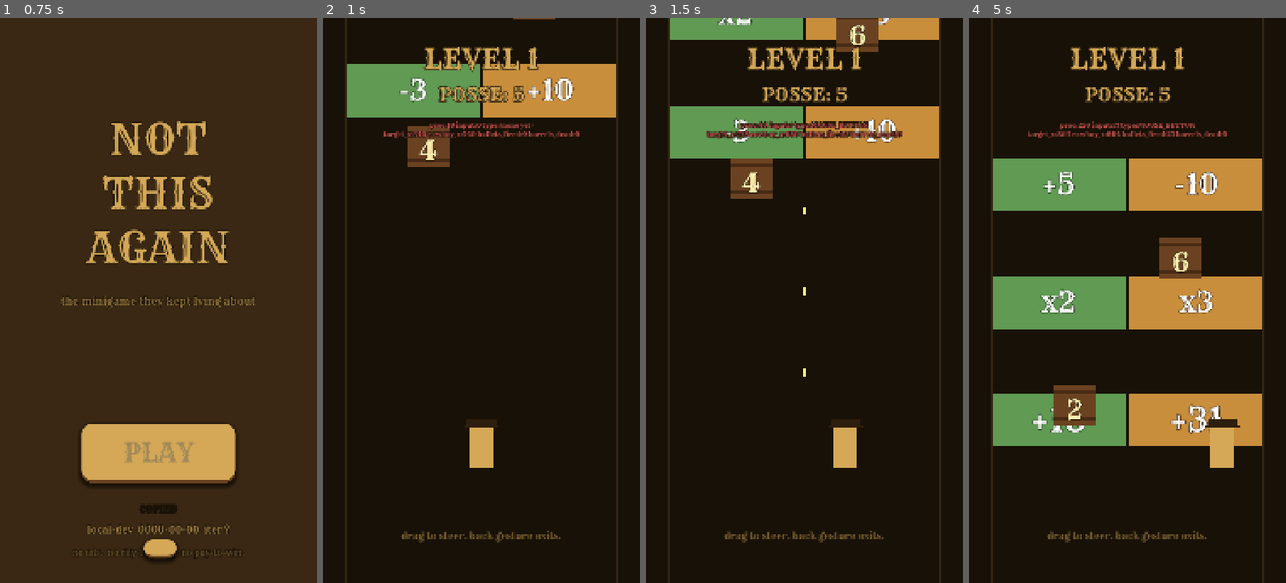
Above: before the commit, frames 1-4 (left to right).
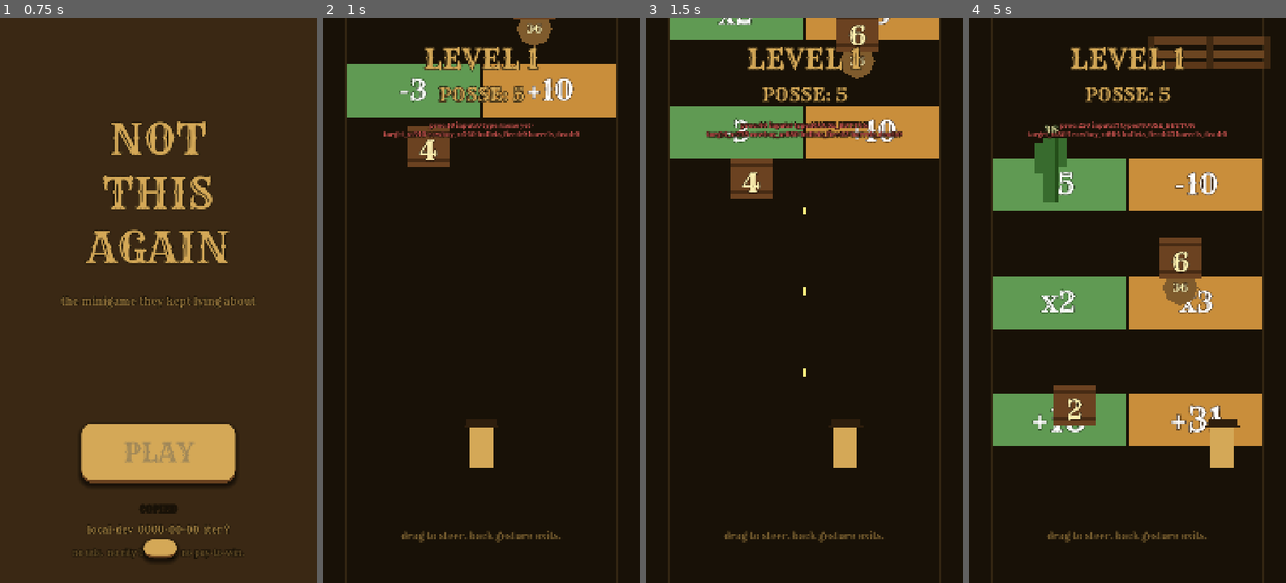
Above: after the commit, the same moments.

Repository: Joeputin100/Not_This_Again
Game: Godot game, scene res://scenes/main_menu.tscn
The game is run twice, just before and just after one commit, with the same random seed, the same clock (stepped at 60 frames per second) and the same inputs.
Inputs (mouse positions are in pixels of both pictures, inside the frame that each line leads up to):
- Up to frame 1 (0.75 s): click "PLAY" at 0.5 s
- Up to frame 2 (1 s): no input
- Up to frame 3 (1.5 s): tap Enter at 1.25 s; move the mouse to (874, 272) at 1.27 s; hold Shift from 1.28 s (still down); click (874, 272) at 1.42 s
- Up to frame 4 (5 s): release Shift at 2 s; drag from (1064, 328) to (1111, 413) at 2.02 s; move the mouse to (1159, 176) at 2.77 s; tap Ctrl at 2.85 s; click (1159, 176) at 2.92 s; drag from (1111, 413) to (1032, 215) at 3.52 s; move the mouse to (1222, 385) at 4.27 s; tap Alt at 4.35 s; click (1222, 385) at 4.42 s

Frame 1 is identical in both runs. In frame 2, 0.4% of the frame differs, in the area x 61-73%, y 0-6%; in frame 3, 0.3%; in frame 4, 2.8%, in the area x 20-96%, y 3-51%.

Commit message:
iter 18: tumbleweed + cactus + barricade obstacles + 24 new tests
Three new obstacle types per user request. Each follows the existing
"add to a group, level.gd does collision passes" pattern from barrels.

TUMBLEWEED (HP 36, with pushback)
- scripts/tumbleweed.gd — joins "tumbleweeds" group. Polygon2D
  octagonal body, brown. take_bullet_hit reduces HP by 1 AND pushes
  the tumbleweed up by PUSHBACK_PER_HIT (14px) — gives the sense of
  resistance. Splinter particles on each hit. Cowboy damage: 3.
- Visual: 8-vertex Polygon2D (round-ish), HP label centered on top,
  splinter particles (brown sand color, 8 per hit, 60 on destroy).

CACTUS (HP 36, no pushback)
- scripts/cactus.gd — joins "cacti" group. Same HP but stands its
  ground when shot (no position change). Cowboy damage: 4 (spikes
  hurt more than soft brush).
- Visual: vertical trunk + two arms (saguaro shape). Topples sideways
  (rotation tween) when destroyed.

BARRICADE (immortal, blocks bullets, HIGH cowboy damage)
- scripts/barricade.gd — joins "barricades" group. take_bullet_hit
  returns true (consumed) but DOES NOT reduce HP — barricade has none.
  No destroy animation; just keeps existing until off-screen or
  cowboy collision. Cowboy damage: 10 (highest of all obstacles).
- Visual: 3 horizontal wood planks with 3 vertical posts. 420×110 wide.

LEVEL INTEGRATION
- scripts/level.gd: refactored to generic _resolve_bullet_obstacle_
  collisions(group, size) and _resolve_obstacle_cowboy_collisions(
  group, size) so we don't repeat the pattern per type. Called for
  each of "tumbleweeds", "cacti", "barricades" each frame.
  Special case: barricade has no take_damage method, so collision
  handler falls through to queue_free.
- scenes/level.tscn: added one of each obstacle interspersed with
  the existing barrels and gates. Layout:
    400  Barrel1 (HP 4)
    0    Tumbleweed1 (HP 36, lane right)
    -100 Barrel2 (HP 6)
    -400 Cactus1 (HP 36, lane left)
    -800 Barricade1 (impenetrable, lane right — must dodge)
  Cowboy now has to shoot AND steer, choosing what to prioritize.

TESTS (184 → 208 total)
- test_tumbleweed.gd (9): HP init, group, hit reduces HP, hit pushes
  back, 36 hits destroys, post-destroy hits return false, label,
  destroyed signal x-coord, COWBOY_DAMAGE accessor.
- test_cactus.gd (7): HP init, group, hit reduces HP, hit does NOT
  push back, 36 hits destroys, damage > tumbleweed, label.
- test_barricade.gd (5): group, hit returns true, 100 hits OK,
  damage > all other obstacles, NO take_damage method by design.

DEFERRED (per user, for future build): weather effects
  - dust storm (gusts reduce vision, light damage)
  - rain (reduced vision)
  - wind storm (gust nudges posse off course)

Diff:
--- /dev/null
+++ b/godot/scenes/barricade.tscn
@@ -0,0 +1,55 @@
+[gd_scene load_steps=2 format=3 uid="uid://b0nttg_barricade_001"]
+
+[ext_resource type="Script" path="res://scripts/barricade.gd" id="1_barricade"]
+
+[node name="Barricade" type="Node2D"]
+position = Vector2(540, -300)
+script = ExtResource("1_barricade")
+
+[node name="Plank1" type="ColorRect" parent="."]
+offset_left = -210.0
+offset_top = -55.0
+offset_right = 210.0
+offset_bottom = -25.0
+color = Color(0.38, 0.24, 0.12, 1)
+mouse_filter = 2
+
+[node name="Plank2" type="ColorRect" parent="."]
+offset_left = -210.0
+offset_top = -10.0
+offset_right = 210.0
+offset_bottom = 20.0
+color = Color(0.42, 0.27, 0.13, 1)
+mouse_filter = 2
+
+[node name="Plank3" type="ColorRect" parent="."]
+offset_left = -210.0
+offset_top = 35.0
+offset_right = 210.0
+offset_bottom = 55.0
+color = Color(0.36, 0.22, 0.10, 1)
+mouse_filter = 2
+
+[node name="PostLeft" type="ColorRect" parent="."]
+offset_left = -210.0
+offset_top = -55.0
+offset_right = -188.0
+offset_bottom = 55.0
+color = Color(0.25, 0.16, 0.07, 1)
+mouse_filter = 2
+
+[node name="PostMid" type="ColorRect" parent="."]
+offset_left = -11.0
+offset_top = -55.0
+offset_right = 11.0
+offset_bottom = 55.0
+color = Color(0.25, 0.16, 0.07, 1)
+mouse_filter = 2
+
+[node name="PostRight" type="ColorRect" parent="."]
+offset_left = 188.0
+offset_top = -55.0
+offset_right = 210.0
+offset_bottom = 55.0
+color = Color(0.25, 0.16, 0.07, 1)
+mouse_filter = 2
--- /dev/null
+++ b/godot/scenes/cactus.tscn
@@ -0,0 +1,88 @@
+[gd_scene load_steps=3 format=3 uid="uid://b0nttg_cactus_001"]
+
+[ext_resource type="Script" path="res://scripts/cactus.gd" id="1_cactus"]
+[ext_resource type="Theme" path="res://assets/theme.tres" id="2_theme"]
+
+[node name="Cactus" type="Node2D"]
+position = Vector2(540, -200)
+script = ExtResource("1_cactus")
+
+[node name="Trunk" type="ColorRect" parent="."]
+offset_left = -25.0
+offset_top = -110.0
+offset_right = 25.0
+offset_bottom = 110.0
+color = Color(0.22, 0.42, 0.18, 1)
+mouse_filter = 2
+
+[node name="LeftArm" type="ColorRect" parent="."]
+offset_left = -55.0
+offset_top = -60.0
+offset_right = -25.0
+offset_bottom = 10.0
+color = Color(0.22, 0.42, 0.18, 1)
+mouse_filter = 2
+
+[node name="LeftArmTop" type="ColorRect" parent="."]
+offset_left = -55.0
+offset_top = -90.0
+offset_right = -25.0
+offset_bottom = -60.0
+color = Color(0.22, 0.42, 0.18, 1)
+mouse_filter = 2
+
+[node name="RightArm" type="ColorRect" parent="."]
+offset_left = 25.0
+offset_top = -80.0
+offset_right = 55.0
+offset_bottom = -10.0
+color = Color(0.22, 0.42, 0.18, 1)
+mouse_filter = 2
+
+[node name="RightArmTop" type="ColorRect" parent="."]
+offset_left = 25.0
+offset_top = -110.0
+offset_right = 55.0
+offset_bottom = -80.0
+color = Color(0.22, 0.42, 0.18, 1)
+mouse_filter = 2
+
+[node name="TrunkShade" type="ColorRect" parent="."]
+offset_left = 12.0
+offset_top = -110.0
+offset_right = 25.0
+offset_bottom = 110.0
+color = Color(0.14, 0.3, 0.1, 1)
+mouse_filter = 2
+
+[node name="HpLabel" type="Label" parent="."]
+offset_left = -50.0
+offset_top = -160.0
+offset_right = 50.0
+offset_bottom = -110.0
+theme = ExtResource("2_theme")
+theme_override_colors/font_color = Color(1, 0.95, 0.7, 1)
+theme_override_colors/font_outline_color = Color(0.05, 0.15, 0.04, 1)
+theme_override_constants/outline_size = 6
+theme_override_font_sizes/font_size = 36
+text = "36"
+horizontal_alignment = 1
+vertical_alignment = 1
+mouse_filter = 2
+
+[node name="Splinters" type="CPUParticles2D" parent="."]
+emitting = false
+amount = 8
+one_shot = true
+explosiveness = 0.85
+lifetime = 0.4
+emission_shape = 1
+emission_sphere_radius = 30.0
+direction = Vector2(0, -1)
+spread = 180.0
+initial_velocity_min = 90.0
+initial_velocity_max = 220.0
+gravity = Vector2(0, 320)
+scale_amount_min = 2.0
+scale_amount_max = 4.0
+color = Color(0.38, 0.6, 0.25, 1)
--- a/godot/scenes/level.tscn
+++ b/godot/scenes/level.tscn
@@ -4,6 +4,9 @@
 [ext_resource type="Theme" path="res://assets/theme.tres" id="2_theme"]
 [ext_resource type="PackedScene" path="res://scenes/gate.tscn" id="3_gate"]
 [ext_resource type="PackedScene" path="res://scenes/barrel.tscn" id="4_barrel"]
+[ext_resource type="PackedScene" path="res://scenes/tumbleweed.tscn" id="5_tw"]
+[ext_resource type="PackedScene" path="res://scenes/cactus.tscn" id="6_cactus"]
+[ext_resource type="PackedScene" path="res://scenes/barricade.tscn" id="7_barricade"]
 
 [node name="Level" type="Node2D"]
 script = ExtResource("1_level")
@@ -50,6 +53,15 @@
 [node name="Barrel1" parent="." instance=ExtResource("4_barrel")]
 position = Vector2(360, 400)
 max_hp = 4
+
+[node name="Tumbleweed1" parent="." instance=ExtResource("5_tw")]
+position = Vector2(720, 0)
+
+[node name="Cactus1" parent="." instance=ExtResource("6_cactus")]
+position = Vector2(280, -400)
+
+[node name="Barricade1" parent="." instance=ExtResource("7_barricade")]
+position = Vector2(820, -800)
 
 [node name="Barrel2" parent="." instance=ExtResource("4_barrel")]
 position = Vector2(720, -100)
--- /dev/null
+++ b/godot/scenes/tumbleweed.tscn
@@ -0,0 +1,48 @@
+[gd_scene load_steps=3 format=3 uid="uid://b0nttg_tumbleweed_001"]
+
+[ext_resource type="Script" path="res://scripts/tumbleweed.gd" id="1_tw"]
+[ext_resource type="Theme" path="res://assets/theme.tres" id="2_theme"]
+
+[node name="Tumbleweed" type="Node2D"]
+position = Vector2(540, -200)
+script = ExtResource("1_tw")
+
+[node name="Body" type="Polygon2D" parent="."]
+color = Color(0.5, 0.36, 0.18, 1)
+polygon = PackedVector2Array(0, -60, 42, -42, 60, 0, 42, 42, 0, 60, -42, 42, -60, 0, -42, -42)
+
+[node name="DetailLines" type="Polygon2D" parent="."]
+color = Color(0.32, 0.22, 0.1, 1)
+polygon = PackedVector2Array(-40, -20, 40, 20, 30, -30, -30, 30, -50, 10, 50, -10)
+
+[node name="HpLabel" type="Label" parent="."]
+offset_left = -50.0
+offset_top = -30.0
+offset_right = 50.0
+offset_bottom = 30.0
+theme = ExtResource("2_theme")
+theme_override_colors/font_color = Color(1, 0.95, 0.7, 1)
+theme_override_colors/font_outline_color = Color(0.1, 0.05, 0.02, 1)
+theme_override_constants/outline_size = 6
+theme_override_font_sizes/font_size = 40
+text = "36"
+horizontal_alignment = 1
+vertical_alignment = 1
+mouse_filter = 2
+
+[node name="Splinters" type="CPUParticles2D" parent="."]
+emitting = false
+amount = 8
+one_shot = true
+explosiveness = 0.85
+lifetime = 0.4
+emission_shape = 1
+emission_sphere_radius = 40.0
+direction = Vector2(0, -1)
+spread = 180.0
+initial_velocity_min = 80.0
+initial_velocity_max = 220.0
+gravity = Vector2(0, 320)
+scale_amount_min = 2.0
+scale_amount_max = 5.0
+color = Color(0.7, 0.5, 0.25, 1)
--- /dev/null
+++ b/godot/scripts/barricade.gd
@@ -0,0 +1,26 @@
+extends Node2D
+
+# Wooden fence barricade — impenetrable. Bullets are absorbed without
+# effect. The cowboy must navigate around it. Collision with cowboy
+# deals HIGH damage to the posse (much more than a tumbleweed or barrel).
+
+const SCROLL_SPEED: float = 220.0
+const SIZE: Vector2 = Vector2(420, 110)
+# A fence to the face is devastating. Higher than any other obstacle.
+const COWBOY_DAMAGE: int = 10
+
+func _ready() -> void:
+	add_to_group("barricades")
+
+func _process(delta: float) -> void:
+	position.y += SCROLL_SPEED * delta
+	if position.y > 2200.0:
+		queue_free()
+
+# Bullets are absorbed but the barricade is unharmed. Returns true
+# (bullet consumed). The barricade itself is never destroyed by shooting.
+func take_bullet_hit() -> bool:
+	return true
+
+func get_cowboy_damage() -> int:
+	return COWBOY_DAMAGE
--- /dev/null
+++ b/godot/scripts/cactus.gd
@@ -0,0 +1,68 @@
+extends Node2D
+
+# Saguaro cactus — vertical, tall, narrow. Takes 36 bullets to destroy
+# like a tumbleweed, but does NOT get pushed back when shot. Just stands
+# its ground while you chip away. Collision damages the posse.
+
+signal destroyed(x: float)
+
+const MAX_HP: int = 36
+const SCROLL_SPEED: float = 220.0
+# Cactus is tall + narrow.
+const SIZE: Vector2 = Vector2(80, 220)
+const COWBOY_DAMAGE: int = 4  # spikes hurt more than soft tumbleweed
+
+var hp: int = MAX_HP
+var _destroyed: bool = false
+
+@onready var hp_label: Label = $HpLabel
+@onready var splinters: CPUParticles2D = $Splinters
+
+func _ready() -> void:
+	hp = MAX_HP
+	_refresh_hp_label()
+	add_to_group("cacti")
+
+func _process(delta: float) -> void:
+	if _destroyed:
+		return
+	position.y += SCROLL_SPEED * delta
+	if position.y > 2200.0:
+		queue_free()
+
+# Bullets damage but do NOT push back.
+func take_bullet_hit() -> bool:
+	if _destroyed:
+		return false
+	hp -= 1
+	_refresh_hp_label()
+	_emit_splinter()
+	if hp <= 0:
+		_destroyed = true
+		destroyed.emit(position.x)
+		_play_destroy_animation()
+	return true
+
+func get_cowboy_damage() -> int:
+	return COWBOY_DAMAGE
+
+func _refresh_hp_label() -> void:
+	if hp_label:
+		hp_label.text = str(maxi(hp, 0))
+
+func _emit_splinter() -> void:
+	if splinters:
+		splinters.restart()
+		splinters.emitting = true
+
+func _play_destroy_animation() -> void:
+	if splinters:
+		splinters.amount = 50
+		splinters.restart()
+	var tween := create_tween().set_parallel(true)
+	tween.tween_property(self, "modulate:a", 0.0, 0.4)
+	# Cactus topples sideways on death — quick rotation to give it character.
+	tween.tween_property(self, "rotation_degrees", 75.0, 0.4) \
+		.set_trans(Tween.TRANS_QUAD).set_ease(Tween.EASE_IN)
+	await tween.finished
+	queue_free()
--- a/godot/scripts/level.gd
+++ b/godot/scripts/level.gd
@@ -14,6 +14,9 @@
 const BulletScene = preload("res://scenes/bullet.tscn")
 const BulletScript = preload("res://scripts/bullet.gd")
 const BarrelScript = preload("res://scripts/barrel.gd")
+const TumbleweedScript = preload("res://scripts/tumbleweed.gd")
+const CactusScript = preload("res://scripts/cactus.gd")
+const BarricadeScript = preload("res://scripts/barricade.gd")
 
 const FOLLOW_SPEED: float = 12.0
 const STARTING_POSSE: int = 5
@@ -119,15 +122,18 @@
 		_fire_timer -= fire_interval
 		_spawn_bullet()
 
-	# Bullet ↔ barrel collision pass. O(bullets × barrels) per frame —
-	# trivial at our scale (<15 bullets active, <3 barrels).
+	# Bullet ↔ obstacle / gate collision passes. O(bullets × obstacles)
+	# per frame, trivial at this scale.
 	_resolve_bullet_barrel_collisions()
-	# Bullet ↔ gate collision: additive gates get value-bumped, mult
-	# gates just absorb the bullet.
 	_resolve_bullet_gate_collisions()
-	# Barrel ↔ cowboy collision pass. If a barrel reaches the cowboy
-	# alive, it damages the posse.
+	_resolve_bullet_obstacle_collisions("tumbleweeds", TumbleweedScript.SIZE)
+	_resolve_bullet_obstacle_collisions("cacti", CactusScript.SIZE)
+	_resolve_bullet_obstacle_collisions("barricades", BarricadeScript.SIZE)
+	# Cowboy ↔ obstacle collision passes (posse damage).
 	_resolve_barrel_cowboy_collisions()
+	_resolve_obstacle_cowboy_collisions("tumbleweeds", TumbleweedScript.SIZE)
+	_resolve_obstacle_cowboy_collisions("cacti", CactusScript.SIZE)
+	_resolve_obstacle_cowboy_collisions("barricades", BarricadeScript.SIZE)
 
 	# Diagnostic — fallback to get_node in case @onready ref is stale.
 	var dbg := debug_label if debug_label != null else get_node_or_null("UI/DebugInfo") as Label
@@ -187,6 +193,51 @@
 					bullet.remove_from_group("bullets")
 					bullet.queue_free()
 					break
+
+func _resolve_bullet_obstacle_collisions(group_name: String, obstacle_size: Vector2) -> void:
+	# Generic bullet-vs-group collision pass. Each obstacle (tumbleweed,
+	# cactus, barricade) defines take_bullet_hit() returning whether the
+	# bullet is consumed. We call it on overlap and free the bullet.
+	var bullets := get_tree().get_nodes_in_group("bullets")
+	if bullets.is_empty():
+		return
+	var obstacles := get_tree().get_nodes_in_group(group_name)
+	if obstacles.is_empty():
+		return
+	for bullet in bullets:
+		for obstacle in obstacles:
+			if Collision2D.rects_overlap(
+					bullet.position, BulletScript.SIZE,
+					obstacle.position, obstacle_size):
+				var consumed: bool = obstacle.take_bullet_hit()
+				if consumed:
+					bullet.remove_from_group("bullets")
+					bullet.queue_free()
+					break  # this bullet is done
+
+func _resolve_obstacle_cowboy_collisions(group_name: String, obstacle_size: Vector2) -> void:
+	# Cowboy-vs-group collision pass. On contact: posse takes the
+	# obstacle's declared damage, obstacle is destroyed (if destructible)
+	# or just persists (barricade) — we free non-destructible ones too
+	# so they don't keep colliding frame after frame.
+	for obstacle in get_tree().get_nodes_in_group(group_name):
+		if obstacle.get("_destroyed") == true:
+			continue
+		if not Collision2D.rects_overlap(
+				obstacle.position, obstacle_size,
+				cowboy.position, COWBOY_SIZE):
+			continue
+		var damage: int = obstacle.get_cowboy_damage()
+		DebugLog.add("%s hit cowboy → posse -%d" % [group_name, damage])
+		posse_count = maxi(1, posse_count - damage)
+		_pulse_posse_label()
+		shake.add_trauma(minf(0.4 + damage * 0.05, 0.95))
+		# Destroy destructibles via take_damage if available, otherwise
+		# queue_free directly (barricades don't have take_damage).
+		if obstacle.has_method("take_damage"):
+			obstacle.take_damage(99999)  # overkill
+		else:
+			obstacle.queue_free()
 
 func _resolve_barrel_cowboy_collisions() -> void:
 	# If a barrel reaches the cowboy intact, it slams into the posse:
--- /dev/null
+++ b/godot/scripts/tumbleweed.gd
@@ -0,0 +1,71 @@
+extends Node2D
+
+# A rolling tumbleweed — round, scrolls down toward the cowboy.
+# Shooting it pushes it back marginally AND chips away at its HP.
+# Takes 36 shots to fully destroy. Splinters on each hit.
+# Collision with cowboy damages the posse.
+
+signal destroyed(x: float)
+
+const MAX_HP: int = 36
+const SCROLL_SPEED: float = 220.0
+const SIZE: Vector2 = Vector2(120, 120)
+const PUSHBACK_PER_HIT: float = 14.0
+const COWBOY_DAMAGE: int = 3
+
+var hp: int = MAX_HP
+var _destroyed: bool = false
+
+@onready var hp_label: Label = $HpLabel
+@onready var splinters: CPUParticles2D = $Splinters
+
+func _ready() -> void:
+	hp = MAX_HP
+	_refresh_hp_label()
+	add_to_group("tumbleweeds")
+
+func _process(delta: float) -> void:
+	if _destroyed:
+		return
+	position.y += SCROLL_SPEED * delta
+	if position.y > 2200.0:
+		queue_free()
+
+# Called by level.gd's bullet collision pass.
+func take_bullet_hit() -> bool:
+	if _destroyed:
+		return false
+	hp -= 1
+	# Marginal pushback — tumbleweeds resist the bullet stream slightly.
+	position.y -= PUSHBACK_PER_HIT
+	_refresh_hp_label()
+	_emit_splinter()
+	if hp <= 0:
+		_destroyed = true
+		destroyed.emit(position.x)
+		_play_destroy_animation()
+	return true
+
+# Called by level.gd on cowboy collision.
+func get_cowboy_damage() -> int:
+	return COWBOY_DAMAGE
+
+func _refresh_hp_label() -> void:
+	if hp_label:
+		hp_label.text = str(maxi(hp, 0))
+
+func _emit_splinter() -> void:
+	if splinters:
+		splinters.restart()
+		splinters.emitting = true
+
+func _play_destroy_animation() -> void:
+	if splinters:
+		splinters.amount = 60
+		splinters.restart()
+	var tween := create_tween().set_parallel(true)
+	tween.tween_property(self, "modulate:a", 0.0, 0.4)
+	tween.tween_property(self, "scale", Vector2(1.3, 1.3), 0.4) \
+		.set_trans(Tween.TRANS_BACK).set_ease(Tween.EASE_OUT)
+	await tween.finished
+	queue_free()
--- /dev/null
+++ b/godot/test/test_barricade.gd
@@ -0,0 +1,43 @@
+extends GutTest
+
+const BarricadeScene = preload("res://scenes/barricade.tscn")
+const BarricadeScript = preload("res://scripts/barricade.gd")
+
+var b: Node2D
+
+func before_each():
+	b = BarricadeScene.instantiate()
+	add_child_autofree(b)
+	await get_tree().process_frame
+
+func test_added_to_barricades_group():
+	assert_true(b.is_in_group("barricades"))
+
+func test_take_bullet_hit_returns_true_consumed():
+	# Bullets are absorbed (consumed) but barricade is unaffected.
+	assert_true(b.take_bullet_hit())
+
+func test_take_bullet_hit_many_times_no_state_change():
+	# Barricade is immortal — 100 hits should not change anything.
+	for i in 100:
+		b.take_bullet_hit()
+	# No HP to check (barricade has none); just verify no crash + still in tree.
+	assert_true(is_instance_valid(b))
+	assert_true(b.is_in_group("barricades"))
+
+func test_cowboy_damage_is_higher_than_other_obstacles():
+	const TumbleweedScript = preload("res://scripts/tumbleweed.gd")
+	const CactusScript = preload("res://scripts/cactus.gd")
+	const BarrelScript = preload("res://scripts/barrel.gd")
+	assert_gt(b.get_cowboy_damage(), TumbleweedScript.COWBOY_DAMAGE,
+		"barricade hurts more than tumbleweed")
+	assert_gt(b.get_cowboy_damage(), CactusScript.COWBOY_DAMAGE,
+		"barricade hurts more than cactus")
+	# Barrels deal damage equal to their remaining HP, not a constant;
+	# fence damage of 10 is the highest among the new obstacles.
+	assert_gte(b.get_cowboy_damage(), 8)
+
+func test_does_not_have_take_damage_method():
+	# Barricade is intentionally NOT destructible — it has no take_damage.
+	assert_false(b.has_method("take_damage"),
+		"barricade must NOT expose take_damage — it's immortal by design")
--- /dev/null
+++ b/godot/test/test_cactus.gd
@@ -0,0 +1,44 @@
+extends GutTest
+
+const CactusScene = preload("res://scenes/cactus.tscn")
+const CactusScript = preload("res://scripts/cactus.gd")
+
+var cactus: Node2D
+
+func before_each():
+	cactus = CactusScene.instantiate()
+	add_child_autofree(cactus)
+	await get_tree().process_frame
+
+func test_starts_at_max_hp():
+	assert_eq(cactus.hp, CactusScript.MAX_HP)
+
+func test_added_to_cacti_group():
+	assert_true(cactus.is_in_group("cacti"))
+
+func test_take_bullet_hit_reduces_hp():
+	var before := cactus.hp
+	cactus.take_bullet_hit()
+	assert_eq(cactus.hp, before - 1)
+
+func test_take_bullet_hit_does_NOT_push_back():
+	# Unlike tumbleweed, cactus does NOT recoil from bullets.
+	var before_y := cactus.position.y
+	cactus.take_bullet_hit()
+	assert_eq(cactus.position.y, before_y,
+		"cactus position should be unchanged by bullet hit")
+
+func test_36_hits_destroys():
+	for i in CactusScript.MAX_HP:
+		cactus.take_bullet_hit()
+	assert_true(cactus._destroyed)
+
+func test_cowboy_damage_higher_than_tumbleweed():
+	# Cactus spikes hurt more than tumbleweed's soft impact.
+	const TumbleweedScript = preload("res://scripts/tumbleweed.gd")
+	assert_gt(cactus.get_cowboy_damage(), TumbleweedScript.COWBOY_DAMAGE)
+
+func test_hp_label_updates():
+	cactus.take_bullet_hit()
+	var label: Label = cactus.get_node("HpLabel")
+	assert_eq(label.text, str(CactusScript.MAX_HP - 1))
--- /dev/null
+++ b/godot/test/test_tumbleweed.gd
@@ -0,0 +1,54 @@
+extends GutTest
+
+const TumbleweedScene = preload("res://scenes/tumbleweed.tscn")
+const TumbleweedScript = preload("res://scripts/tumbleweed.gd")
+
+var tw: Node2D
+
+func before_each():
+	tw = TumbleweedScene.instantiate()
+	add_child_autofree(tw)
+	await get_tree().process_frame
+
+func test_starts_at_max_hp():
+	assert_eq(tw.hp, TumbleweedScript.MAX_HP, "tumbleweed starts at MAX_HP=36")
+
+func test_added_to_tumbleweeds_group():
+	assert_true(tw.is_in_group("tumbleweeds"))
+
+func test_take_bullet_hit_reduces_hp_by_one():
+	var before := tw.hp
+	tw.take_bullet_hit()
+	assert_eq(tw.hp, before - 1)
+
+func test_take_bullet_hit_pushes_back():
+	var before_y := tw.position.y
+	tw.take_bullet_hit()
+	assert_eq(tw.position.y, before_y - TumbleweedScript.PUSHBACK_PER_HIT,
+		"y should decrease (move up) by PUSHBACK_PER_HIT")
+
+func test_36_hits_destroys():
+	for i in TumbleweedScript.MAX_HP:
+		tw.take_bullet_hit()
+	assert_true(tw._destroyed, "36 hits should destroy")
+	assert_eq(tw.hp, 0)
+
+func test_hits_after_destroyed_return_false():
+	for i in TumbleweedScript.MAX_HP:
+		tw.take_bullet_hit()
+	assert_false(tw.take_bullet_hit(), "no more consumption after destroyed")
+
+func test_hp_label_updates():
+	tw.take_bullet_hit()
+	var label: Label = tw.get_node("HpLabel")
+	assert_eq(label.text, str(TumbleweedScript.MAX_HP - 1))
+
+func test_destroyed_signal_fires_with_x():
+	tw.position = Vector2(400, 0)
+	watch_signals(tw)
+	for i in TumbleweedScript.MAX_HP:
+		tw.take_bullet_hit()
+	assert_signal_emitted_with_parameters(tw, "destroyed", [400.0])
+
+func test_cowboy_damage_value():
+	assert_eq(tw.get_cowboy_damage(), TumbleweedScript.COWBOY_DAMAGE)
